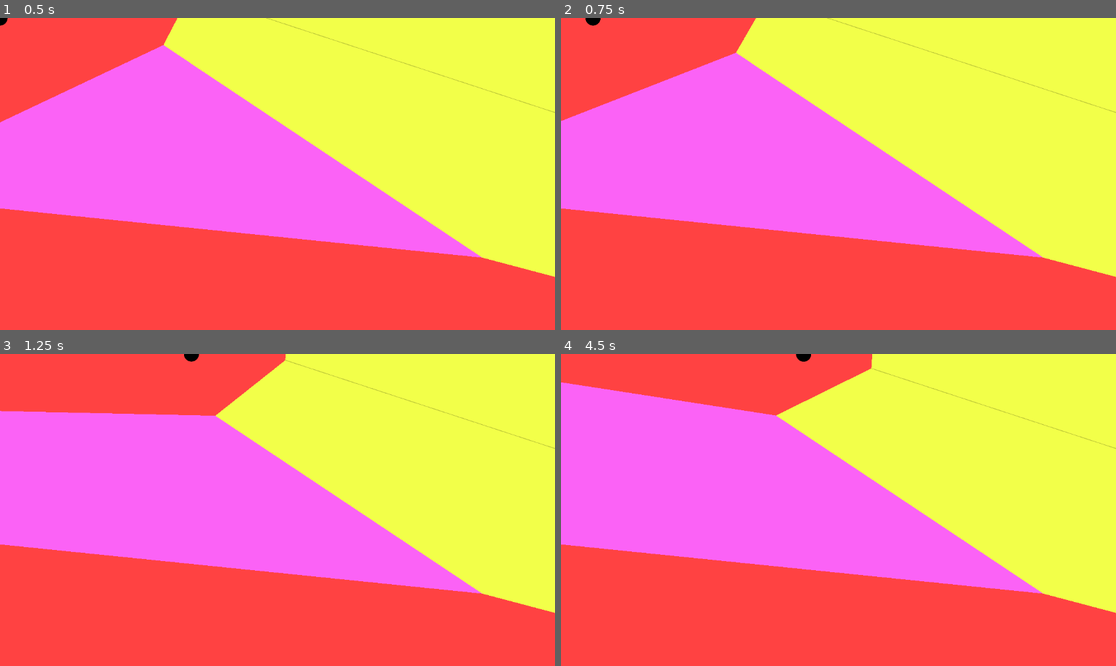
Above: before the commit, frames 1-4 (two rows, left to right).
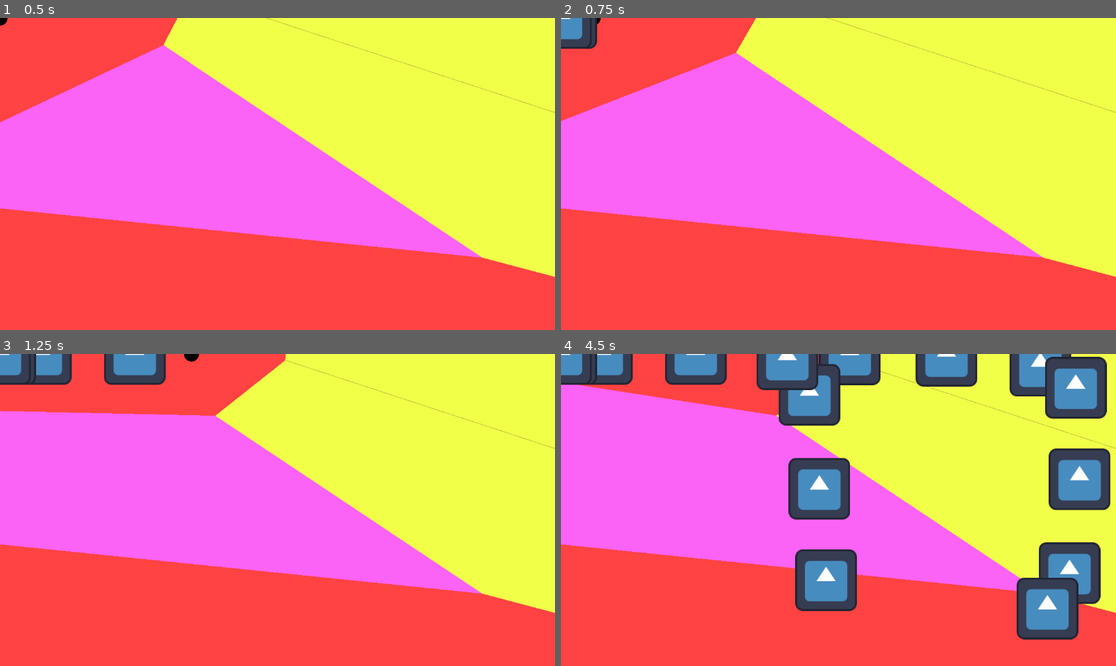
Above: after the commit, the same moments.

Repository: ProgrammingParadox/voronoi-game
Game: Godot game, scene res://node_2d.tscn
The game is run twice, just before and just after one commit, with the same random seed, the same clock (stepped at 60 frames per second) and the same inputs. The engine's default icon, where the game draws it, is replaced by a stand-in: a white triangle on a blue panel in a dark square.
Inputs:
- Up to frame 1 (0.5 s): no input
- Up to frame 2 (0.75 s): tap Enter (ui_accept) at 0.5, 0.6 s; hold Right (ui_right) from 0.53 s (still down)
- Up to frame 3 (1.25 s): keep holding Right (ui_right); tap Enter (ui_accept) at 0.77, 1.07 s
- Up to frame 4 (4.5 s): release Right (ui_right) at 1.28 s; hold Down (ui_down) 1.28-2.03 s; tap Enter (ui_accept) at 1.35, 1.52, 1.82, 2.1, 2.85, 3.02, 3.32, 3.6, 3.77, 4.07, 4.35 s; hold Right (ui_right) 2.03-2.78 s; hold Up (ui_up) 2.78-3.53 s; hold Left (ui_left) from 3.53 s (still down)

Frame 1 is identical in both runs. In frame 2, 0.6% of the frame differs, in the area x 0-7%, y 0-11%; in frame 3, 2.4%; in frame 4, 21%, in the area x 0-99%, y 0-92%.

Commit message:
add seed planting

Diff:
--- a/animated_sprite_2d.gd
+++ b/animated_sprite_2d.gd
@@ -2,6 +2,8 @@
 
 @export var speed = 400
 @export var acceleration: float = 1.0;
+
+@export var seed_tscn : PackedScene
 
 var screen_size
 
@@ -23,7 +25,10 @@
 	if Input.is_action_pressed("ui_up"):
 		velocity.y += -acceleration
 
-
+	if Input.is_action_just_pressed("ui_accept"):
+		var new_seed = seed_tscn.instantiate()
+		add_sibling(new_seed)
+		new_seed.position = self.position
 	#
 
 	position += velocity * speed * delta
--- a/node_2d.tscn
+++ b/node_2d.tscn
@@ -1,9 +1,10 @@
-[gd_scene load_steps=8 format=3 uid="uid://og27vauvhwyp"]
+[gd_scene load_steps=9 format=3 uid="uid://og27vauvhwyp"]
 
 [ext_resource type="Texture2D" uid="uid://dq7lwem33alvc" path="res://circle.svg" id="1_0hol4"]
 [ext_resource type="Script" uid="uid://dgmkjvv55hhvw" path="res://animated_sprite_2d.gd" id="2_epypp"]
 [ext_resource type="Shader" uid="uid://31ww3j04rdyb" path="res://testing.gdshader" id="3_0hol4"]
 [ext_resource type="Script" uid="uid://chnkqismhkqxo" path="res://voronoi.gd" id="3_epypp"]
+[ext_resource type="PackedScene" uid="uid://cdjeq7ithvm6g" path="res://seed.tscn" id="4_q6r6c"]
 
 [sub_resource type="ShaderMaterial" id="ShaderMaterial_q6r6c"]
 shader = ExtResource("3_0hol4")
@@ -44,6 +45,7 @@
 script = ExtResource("2_epypp")
 speed = 800
 acceleration = 0.09
+seed_tscn = ExtResource("4_q6r6c")
 
 [node name="AnimatedSprite2D" type="AnimatedSprite2D" parent="Player"]
 scale = Vector2(0.245, 0.245)
--- /dev/null
+++ b/seed.tscn
@@ -0,0 +1,9 @@
+[gd_scene load_steps=2 format=3 uid="uid://cdjeq7ithvm6g"]
+
+[ext_resource type="Texture2D" uid="uid://boqlu7srkn0o8" path="res://icon.svg" id="1_a1cqr"]
+
+[node name="Node2D" type="Node2D"]
+z_index = 3
+
+[node name="Sprite2D" type="Sprite2D" parent="."]
+texture = ExtResource("1_a1cqr")
